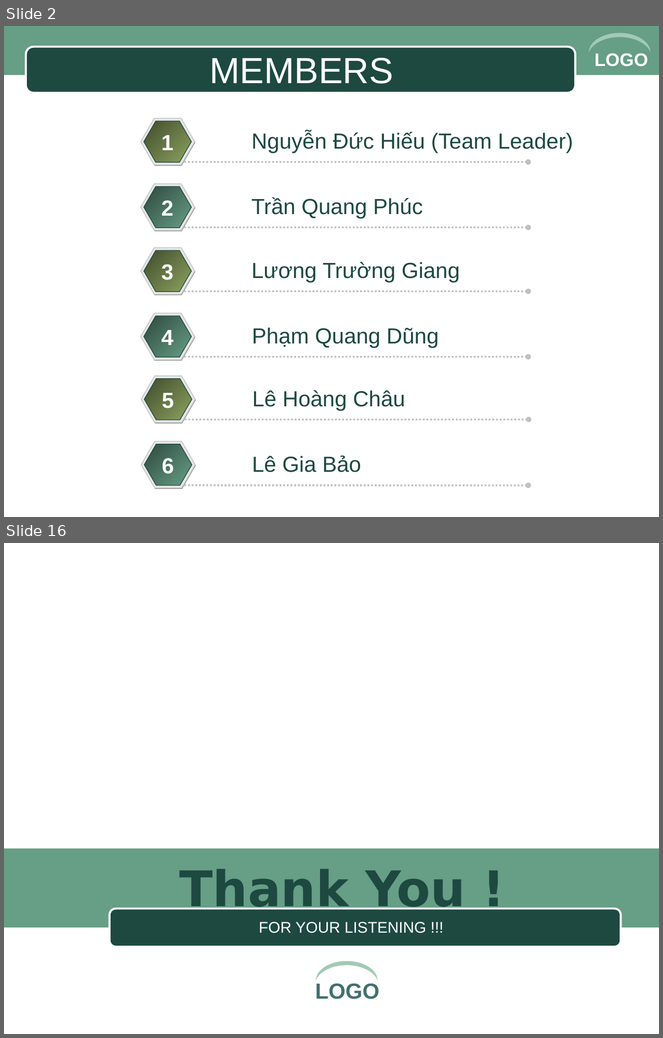
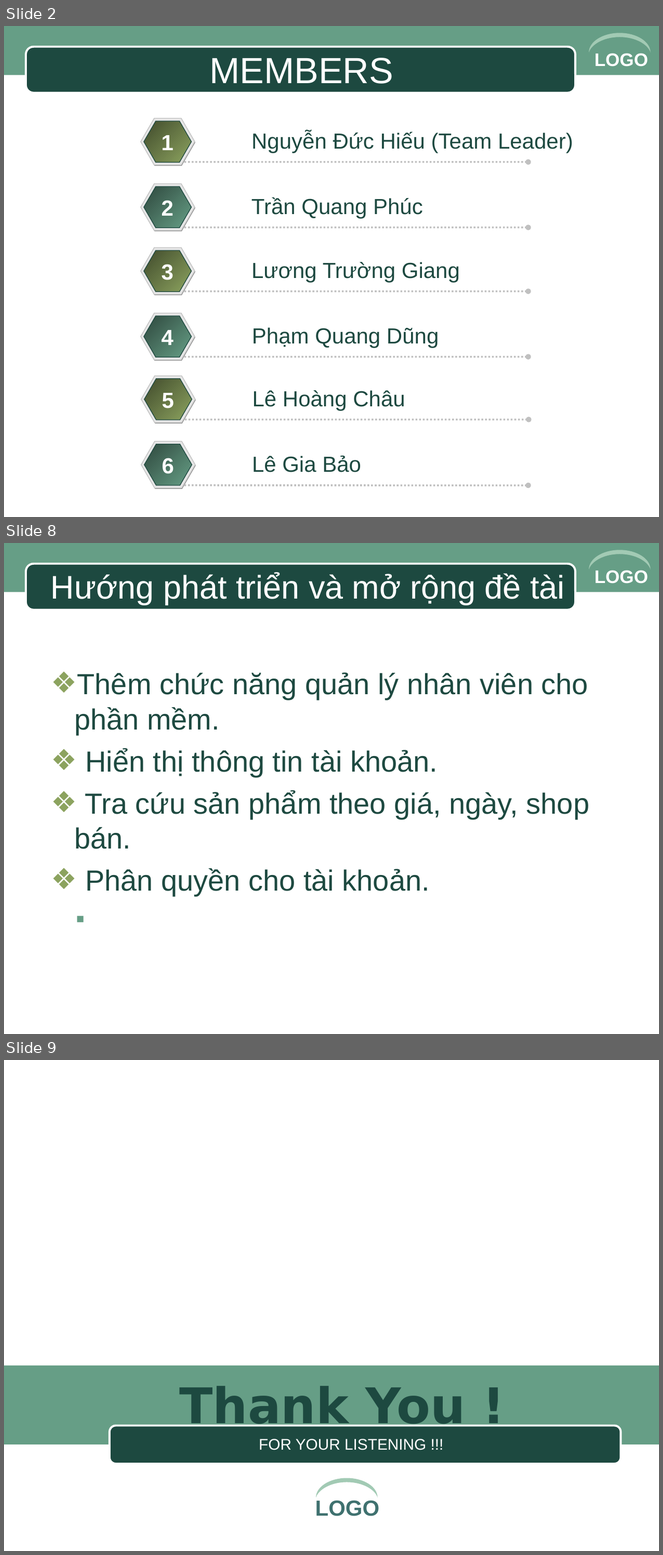
Before and after one commit to michelnguyen567/DoAn, a slide deck: baocao_slide/slide.ppt. Shown one above the other, each under a label of ours: slides 2 and 16 before the commit, slides 2, 8 and 9 after it; the slides between them are not shown. The pictures are 663x1038 and 663x1555 pixels, drawn with LibreOffice and Linux fonts; fonts in the diff are those of the drawing; background and template pictures are left out. Boxes give left, top, right and bottom in pixels: in the first picture for what was removed or moved away, otherwise in the second. Text is boxed around its words. In the diff, an @@ line names an element or a change of style, - is before the commit and + after.

```diff
--- a/baocao_slide/slide.ppt
+++ b/baocao_slide/slide.ppt
@@ slide 8 added at (x1=4, y1=543, x2=659, y2=1034), background #FFFFFF; not listed: 4 template elements that a slide beside it also shows @@
@@ title added at (x1=51, y1=573, x2=565, y2=605), 36 pt, text #FFFFFF @@
+Hướng phát triển và mở rộng đề tài
@@ text added at (x1=74, y1=672, x2=590, y2=897), 32 pt, text #1D4940 @@
+❖ Thêm chức năng quản lý nhân viên cho phần mềm.
+❖ Hiển thị thông tin tài khoản.
+❖ Tra cứu sản phẩm theo giá, ngày, shop bán.
+❖ Phân quyền cho tài khoản.
@@ what was slide 16 is now slide 9 @@
```
Also in this commit, not shown: 6 other slides added, 14 slides removed, 5 other files.
